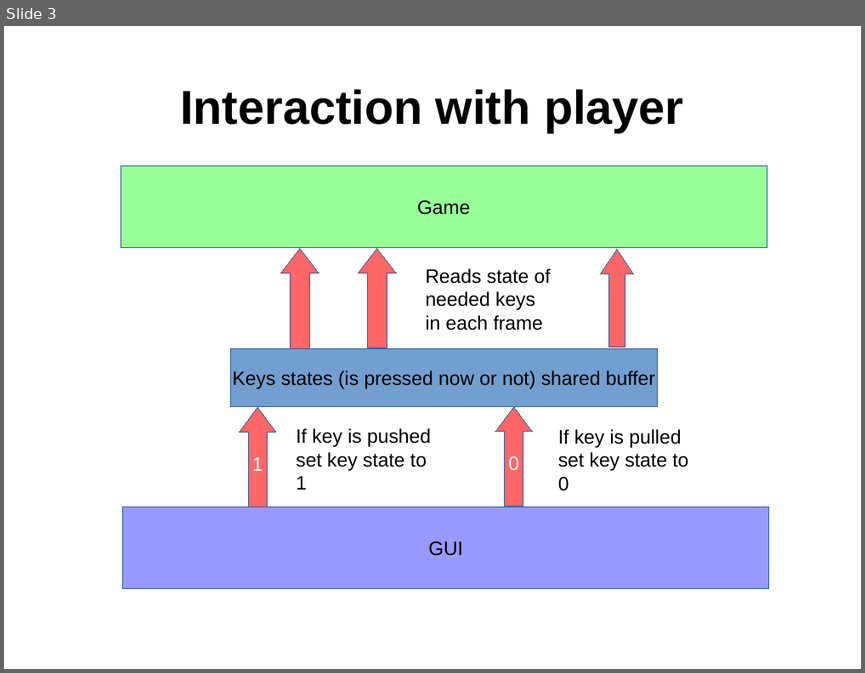
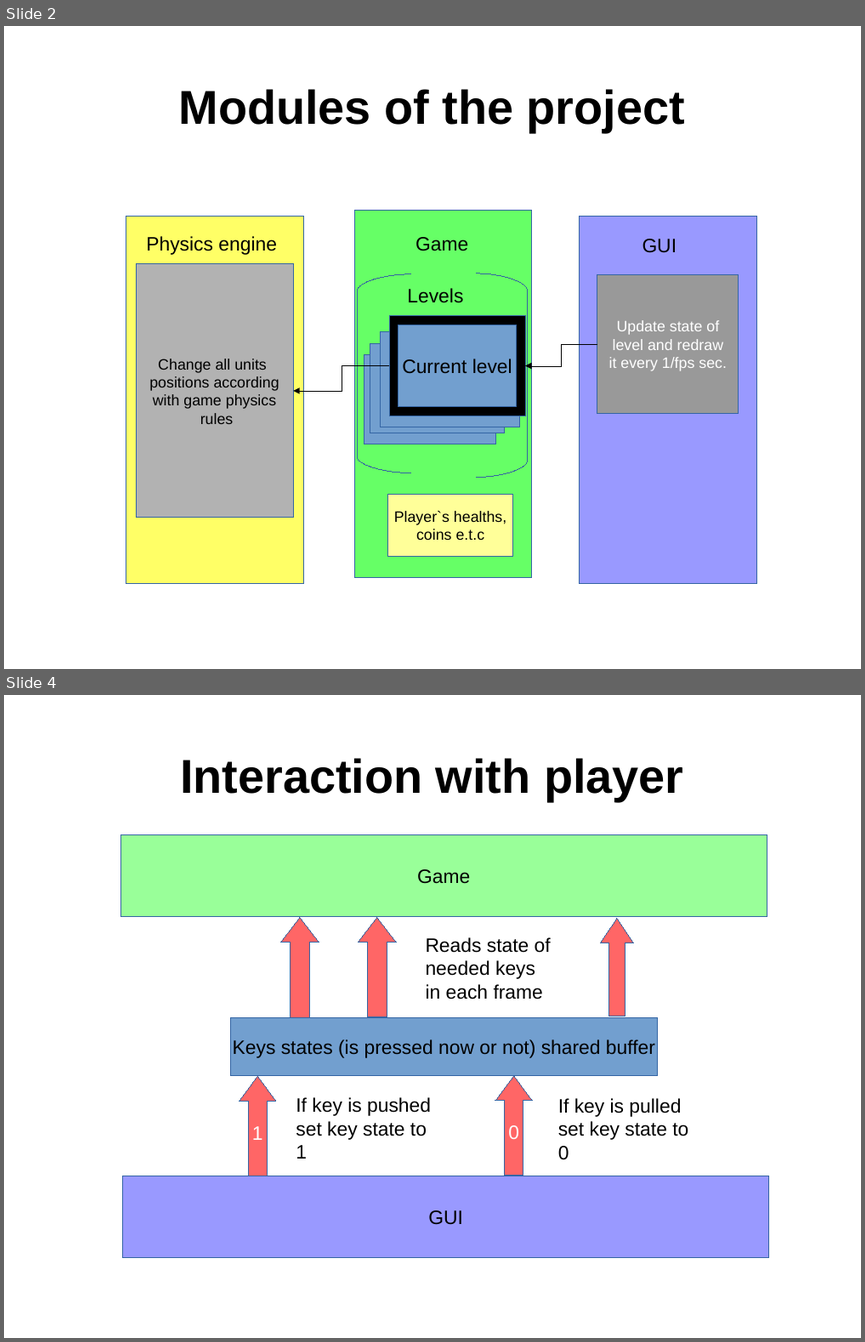
Before and after one commit to Shadasviar/mario, a slide deck: Documentation/Introduction.odp. Shown one above the other, each under a label of ours: slide 3 before the commit, slides 2 and 4 after it; the slides between them are not shown. The pictures are 865x673 and 865x1342 pixels, drawn with LibreOffice and Linux fonts; fonts in the diff are those of the drawing. Boxes give left, top, right and bottom in pixels: in the first picture for what was removed or moved away, otherwise in the second. Text is boxed around its words. In the diff, an @@ line names an element or a change of style, - is before the commit and + after.

```diff
--- a/Documentation/Introduction.odp
+++ b/Documentation/Introduction.odp
@@ slide 2 added at (x1=4, y1=26, x2=861, y2=669), background #FFFFFF @@
@@ title added at (x1=179, y1=89, x2=685, y2=132), 44 pt, text #000000, bold @@
+Modules of the project
@@ rectangle added at (x1=126, y1=216, x2=303, y2=583), fill #FFFF66, outline #3465A4 0 pt @@
@@ rectangle added at (x1=355, y1=210, x2=532, y2=578), fill #66FF66, outline #3465A4 0 pt @@
@@ rectangle added at (x1=579, y1=216, x2=756, y2=583), fill #9999FF, outline #3465A4 0 pt @@
@@ text added at (x1=146, y1=236, x2=277, y2=255), 18 pt, text #000000 @@
+Physics engine
@@ text added at (x1=415, y1=237, x2=468, y2=251), 18 pt, text #000000 @@
+Game
@@ text added at (x1=642, y1=238, x2=677, y2=253), 18 pt, text #000000 @@
+GUI
@@ rectangle added at (x1=136, y1=264, x2=293, y2=517), fill #B2B2B2, outline #3465A4 0 pt, 14 pt, text #000000 @@
+Change all units
+positions according
+with game physics
+rules
@@ freeform shape added at (x1=357, y1=274, x2=410, y2=473), outline #3465A4 0 pt @@
@@ freeform shape added at (x1=477, y1=273, x2=528, y2=477), outline #3465A4 0 pt @@
@@ rectangle added at (x1=597, y1=275, x2=738, y2=414), fill #999999, outline #3465A4 0 pt, 14 pt, text #FFFFFF @@
+Update state of
+level and redraw
+it every 1/fps sec.
@@ text added at (x1=407, y1=288, x2=463, y2=303), 18 pt, text #000000 @@
+Levels
@@ rectangle added at (x1=381, y1=331, x2=520, y2=427), fill #729FCF, outline #3465A4 0 pt @@
@@ rectangle added at (x1=390, y1=316, x2=526, y2=416), fill #729FCF, outline #3465A4 0 pt, 18 pt, text #000000 @@
+Current level
@@ frame added at (x1=390, y1=316, x2=526, y2=416), fill #000000, outline #3465A4 0 pt @@
@@ rectangle added at (x1=364, y1=355, x2=495, y2=443), fill #729FCF, outline #3465A4 0 pt @@
@@ rectangle added at (x1=370, y1=344, x2=505, y2=432), fill #729FCF, outline #3465A4 0 pt @@
@@ elbow arrow added from (597, 344) to (526, 366), #000000 0 pt @@
@@ elbow arrow added from (390, 366) to (293, 391), #000000 0 pt @@
@@ rectangle added at (x1=388, y1=494, x2=512, y2=556), fill #FFFF99, outline #3465A4 0 pt, 14 pt, text #000000 @@
+Player`s healths,
+coins e.t.c
@@ what was slide 3 is now slide 4 @@
```
Also in this commit, not shown: 2 other slides added, 2 slides removed, 1 other file.
